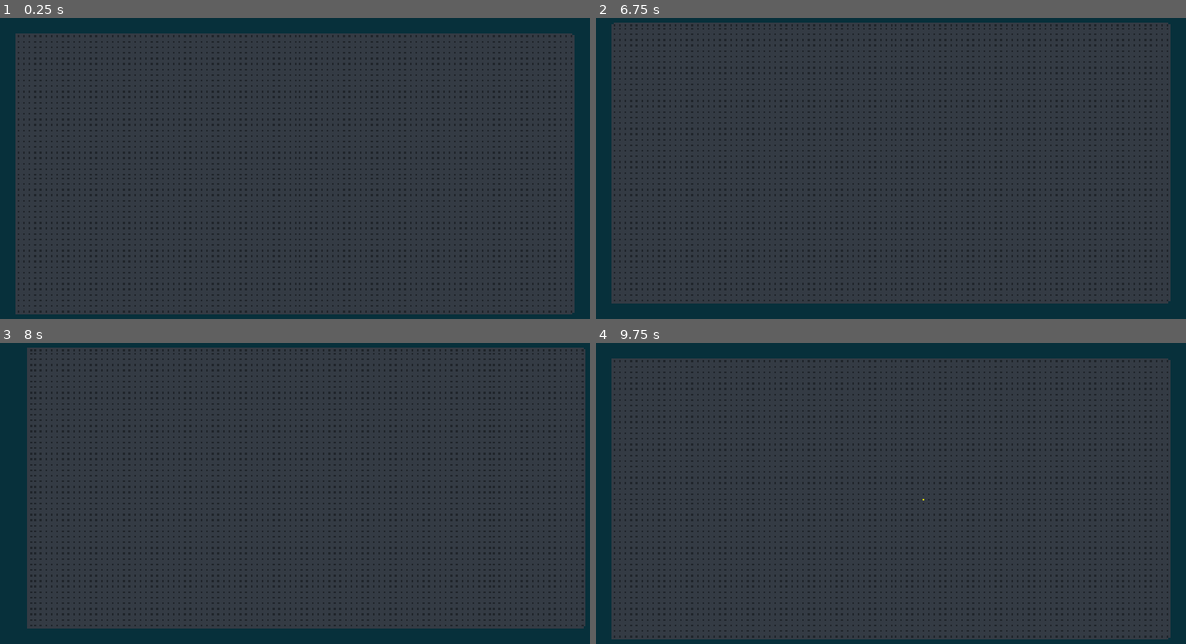
Above: before the commit, frames 1-4 (two rows, left to right).
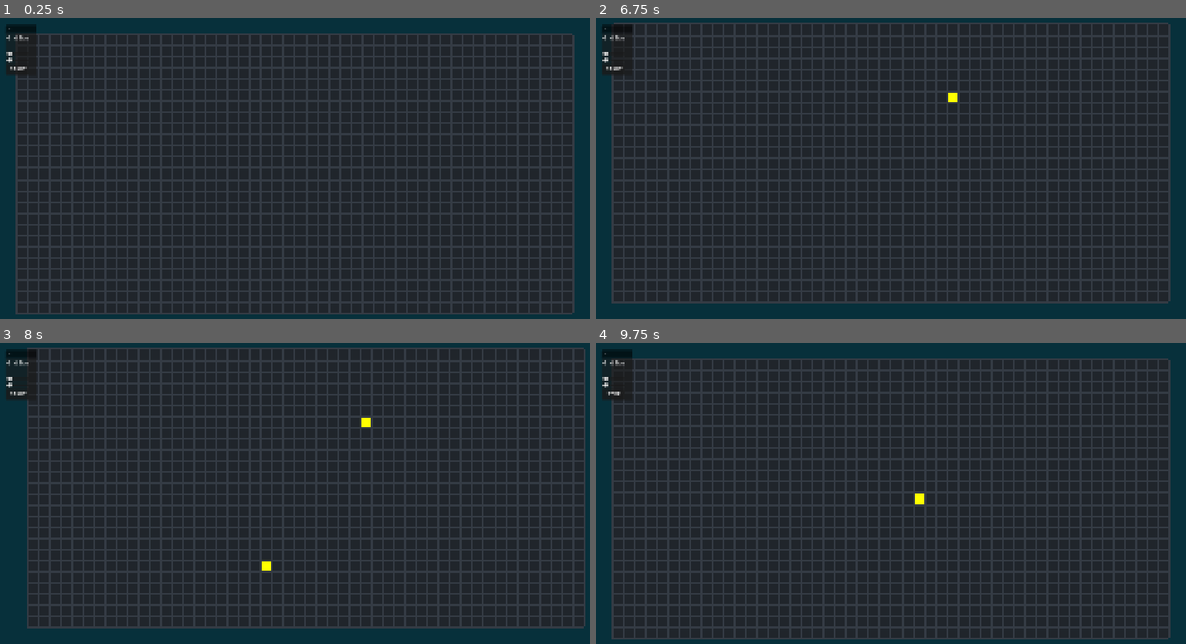
Above: after the commit, the same moments.

Repository: yasukawa426/conways-life-game-godot
Game: Godot game, scene res://scenes/main.tscn
Same seed, same stepped clock (60 frames per second), same inputs: the game is played once before the commit and once after it.
Inputs (mouse positions are in pixels of both pictures, inside the frame that each line leads up to):
- Up to frame 1 (0.25 s): no input
- Up to frame 2 (6.75 s): click (613, 69) at 0.5 s, where only the run after the commit has a clickable "START"; click (613, 69) at 1.25 s, where only the run after the commit has a clickable "STOP"; click (613, 69) at 2 s, where only the run after the commit has a clickable "START"; click (613, 69) at 2.75 s, where only the run after the commit has a clickable "STOP"; click (613, 69) at 3.5 s, where only the run after the commit has a clickable "START"; click (613, 69) at 4.25 s, where only the run after the commit has a clickable "STOP"; tap Enter at 5, 6.5 s; move the mouse to (891, 174) at 5.02 s; hold R 5.03-5.78 s; tap Space (toggle_simulation) at 5.1, 5.75, 6.05 s; click (891, 174) at 5.17 s; move the mouse to (767, 192) at 5.77 s; tap R at 5.85 s; click (767, 192) at 5.92 s; move the mouse to (950, 96) at 6.52 s; hold R from 6.53 s (still down); tap S (camera_down) at 6.6 s; click (950, 96) at 6.67 s
- Up to frame 3 (8 s): tap Space (toggle_simulation) at 7.25, 7.55 s; move the mouse to (265, 568) at 7.27 s; release R at 7.28 s; tap A (camera_left) at 7.35 s; click (265, 568) at 7.42 s
- Up to frame 4 (9.75 s): tap Enter at 8 s; move the mouse to (1073, 550) at 8.02 s; hold R 8.03-8.78 s; tap D (camera_right) at 8.1 s; click (1073, 550) at 8.17 s; tap Space (toggle_simulation) at 8.75, 9.05, 9.6 s; move the mouse to (708, 445) at 8.77 s; tap W (camera_up) at 8.85 s; click (708, 445) at 8.92 s; move the mouse to (920, 499) at 9.52 s; hold R from 9.53 s (still down); click (920, 499) at 9.67 s

The runs differ from the first frame. In frame 1, 52% of the frame differs, in the area x 1-97%, y 2-98%; in frame 2, 51%; in frame 3, 51%; in frame 4, 52%.

Commit message:
feat: implement start/stop button functionality. main now controls if a simulation is running or not

Diff:
--- a/scenes/grid.gd
+++ b/scenes/grid.gd
@@ -30,7 +30,7 @@
 var _cell_count = _scaled_size.x * _scaled_size.y
 
 
-#TODO: make timer oneshot and then call it again after the simulation() has finished running, buttons and stuff. hold left mouse button. draw border once in a separete node ultil needed again.
+#TODO: make timer oneshot and then call it again after the simulation() has finished running, buttons and stuff. hold left mouse button. draw border once in a separete node ultil needed again. also LMB only to dray RMB only to delete
 @export var _size_multiplier: float = 0.2:
 	get:
 		return _size_multiplier
@@ -139,11 +139,6 @@
 
 	queue_redraw()
 
-func _input(event: InputEvent) -> void:
-	if event.is_action_released("toggle_simulation"):
-		simulation_timer.paused = !simulation_timer.paused
-		simulation_timer.start()
-
 # what is a neigbouhr?: given (x,y) everyone from (x-1, y-1) to (x+1, y+1) minus (x,y) - see neighbours.png
 func _get_alive_neighbors_count(x: int, y: int) -> int:
 	# var neighbors: Array[bool]
@@ -183,6 +178,10 @@
 	else:
 		return alive_neighbors_count == 3
 
+func toggle_simulation(running: bool):
+	$SimulationTimer.paused = !running
+	$SimulationTimer.start()
+
 
 func _on_simulation_timer_timeout() -> void:
 	_simulate()
--- a/scenes/main.gd
+++ b/scenes/main.gd
@@ -1,55 +1,18 @@
 extends Node2D
 
-const _GRID_SIZE: Vector2i = Vector2i(100, 100)
+var simulation_running: bool = false:
+	get:
+		return simulation_running
+	set(value):
+		simulation_running = value
 
-var viewport_size: Vector2:
-	get:
-		return viewport_size
-	set(value):
-		viewport_size = value
+		$UI.update_button(value)
+		$Grid.toggle_simulation(value)
 
-		_tile_size = Vector2(value.x / _GRID_SIZE.x, value.y / _GRID_SIZE.y)
-		_tile_amount = _GRID_SIZE.x * _GRID_SIZE.y
+func _input(event: InputEvent) -> void:
+	if event.is_action_released("toggle_simulation"):
+		simulation_running = !simulation_running
 
 
-var _tile_size: Vector2
-var _tile_amount: int
-
-# Called when the node enters the scene tree for the first time.
-func _ready() -> void:
-	viewport_size = get_viewport_rect().size
-	_generate_grid()
-
-func _process(delta: float) -> void:
-	if Input.is_physical_key_pressed(KEY_R):
-		_generate_grid()
-
-func _generate_grid() -> void:
-	$Control/Grid.columns = _GRID_SIZE.y
-	$Control/Grid.add_theme_constant_override("h_separation", 0)
-	$Control/Grid.add_theme_constant_override("v_separation", 0)
-
-	for node in $Control/Grid.get_children():
-		node.queue_free()
-
-	for i in range(_tile_amount):
-		var color_rect: ColorRect = ColorRect.new()
-		color_rect.color = Color(randf(), randf(), randf(), 1.0)
-		color_rect.custom_minimum_size = _tile_size
-		color_rect.gui_input.connect(_clicked.bind(color_rect))
-
-		$Control/Grid.add_child(color_rect)
-
-	await get_tree().process_frame
-	print("Viewport: ", viewport_size)
-	print("Grid: ", $Control/Grid.size)
-	print("Tile: ", _tile_size)
-	print("Grid minimum: ", $Control/Grid.get_combined_minimum_size())
-	var last_tile = $Control/Grid.get_child(_tile_amount - 1)
-	print("Last tile position: ", last_tile.position)
-	print("Last tile size: ", last_tile.size)
-	print("Grid end: ", last_tile.position + last_tile.size)
-
-func _clicked(event: InputEvent, affected_node: ColorRect):
-	if event is InputEventMouseButton and event.is_pressed():
-		affected_node.self_modulate.a = 0 if affected_node.self_modulate.a == 1 else 1
+func _on_toggle_simulation_button_pressed() -> void:
+	simulation_running = !simulation_running
--- a/scenes/main.tscn
+++ b/scenes/main.tscn
@@ -1,9 +1,12 @@
 [gd_scene format=3 uid="uid://boe6alnlhocue"]
 
 [ext_resource type="PackedScene" uid="uid://87sqn3gmqdkx" path="res://scenes/grid.tscn" id="1_0wfyh"]
+[ext_resource type="Script" uid="uid://cms73t3dd1f35" path="res://scenes/main.gd" id="1_jyhfs"]
 [ext_resource type="Script" uid="uid://cn531hnr6fobs" path="res://scenes/camera_2d.gd" id="2_0wfyh"]
+[ext_resource type="Script" uid="uid://qu10ihcyhi6e" path="res://scenes/ui.gd" id="4_tbgi4"]
 
 [node name="Main" type="Node2D" unique_id=759630922]
+script = ExtResource("1_jyhfs")
 
 [node name="ColorRect" type="ColorRect" parent="." unique_id=2056994404]
 offset_left = -3065.0
@@ -13,7 +16,38 @@
 color = Color(0.02721747, 0.18793595, 0.23219019, 1)
 
 [node name="Grid" parent="." unique_id=212534723 instance=ExtResource("1_0wfyh")]
+_size_multiplier = 0.5
 
 [node name="Camera2D" type="Camera2D" parent="." unique_id=918038106]
 position = Vector2(960, 540)
 script = ExtResource("2_0wfyh")
+
+[node name="UI" type="CanvasLayer" parent="." unique_id=124896397]
+script = ExtResource("4_tbgi4")
+
+[node name="FoldableContainer" type="FoldableContainer" parent="UI" unique_id=1980614900]
+offset_left = 61.0
+offset_top = 77.0
+offset_right = 156.0
+offset_bottom = 233.0
+
+[node name="GridContainer" type="GridContainer" parent="UI/FoldableContainer" unique_id=1416057586]
+layout_mode = 2
+
+[node name="Label" type="Label" parent="UI/FoldableContainer/GridContainer" unique_id=1925441670]
+layout_mode = 2
+text = "Grid Size
+"
+
+[node name="SizeHSlider" type="HSlider" parent="UI/FoldableContainer/GridContainer" unique_id=92894075]
+layout_mode = 2
+
+[node name="SpeedHSlider" type="HSlider" parent="UI/FoldableContainer/GridContainer" unique_id=1560190664]
+layout_mode = 2
+step = 10.0
+
+[node name="ToggleSimulationButton" type="Button" parent="UI/FoldableContainer/GridContainer" unique_id=1937507221]
+layout_mode = 2
+text = "Start/Stop"
+
+[connection signal="pressed" from="UI/FoldableContainer/GridContainer/ToggleSimulationButton" to="." method="_on_toggle_simulation_button_pressed"]
--- /dev/null
+++ b/scenes/ui.gd
@@ -0,0 +1,12 @@
+extends CanvasLayer
+
+const STOP_TEXT = "STOP"
+const START_TEXT = "START"
+
+@onready var toggle_simulation_button = $FoldableContainer/GridContainer/ToggleSimulationButton
+
+func _ready() -> void:
+	toggle_simulation_button.text = START_TEXT
+
+func  update_button(running: bool):
+	toggle_simulation_button.text = STOP_TEXT if running else START_TEXT
Not shown, added: scenes/ui.gd.uid
